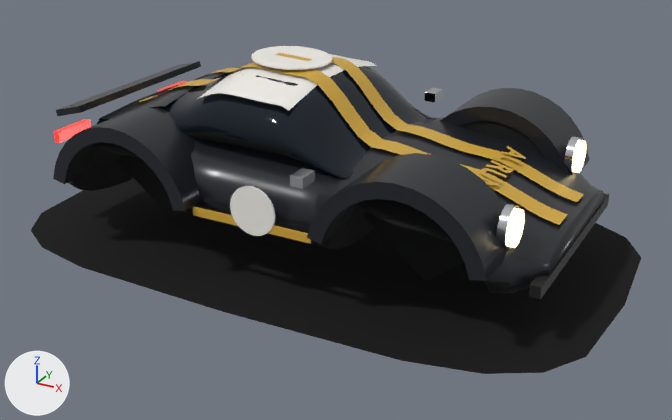
Two versions of the glTF model art/models/car-0.glb, one commit apart.
One viewpoint serves both versions: a 50 mm lens placed at (2.68, -4.74, 2.56), pointed at (0.13, -0.1, 0.25). Arrows for +X, +Y and +Z are at lower left; the lights stay in place. The picture after the commit comes second. Vertices at exactly the same position are counted once.

Names of what the first picture shows: 'car-0'.
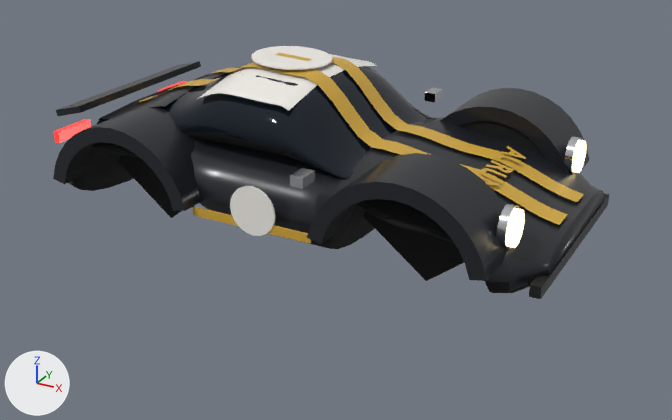
Boxes (x1, y1, x2, y2) around the edits, measured in the pictures (672 x 420 px):
```json
{"object": "car-0", "change": "reshaped", "before": [31, 46, 641, 374], "after": [53, 46, 610, 299], "on screen": "9% narrower, 23% shorter"}
{"part": 1, "of": "me_body", "change": "deleted", "before": [31, 179, 641, 374]}
```

Scene script edits in JSON lines:
```json
{"block": "me_body", "where": "# used by ob_car_0; location = (0.0, 0.0, 0.0)"}
{"op": "remove", "block": "me_body", "code": "me_body.from_pydata(...)  # 3078 vertices, 5523 faces; spans x -1.9..1.9, y -1.14..1.14, z 0.01..1.16"}
{"op": "add", "block": "me_body", "code": "me_body.from_pydata(...)  # 3037 vertices, 5463 faces; spans x -1.62..1.61, y -0.95..0.95, z 0.13..1.16"}
{"block": "me_body", "change": "me_body part 1: the loose piece of 41 vertices spanning x -1.9..1.9, y -1.14..1.14, z 0.01 is deleted"}
{"op": "remove", "block": "me_body", "code": "me_body.materials.append(mat_contact)"}
```
